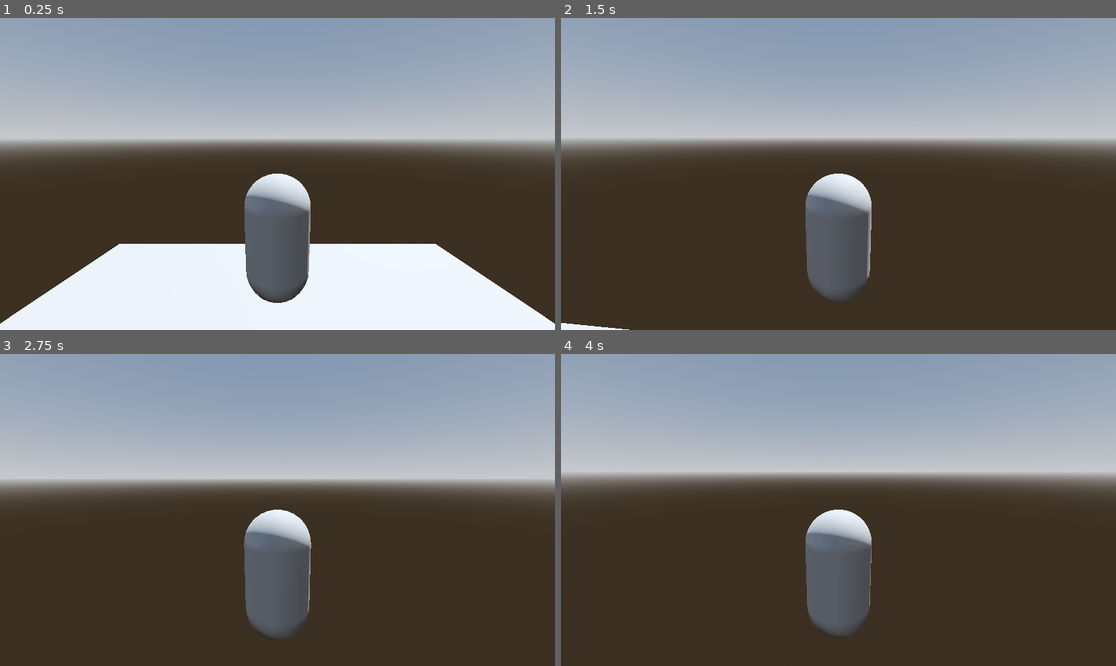
Above: before the commit, frames 1-4 (two rows, left to right).
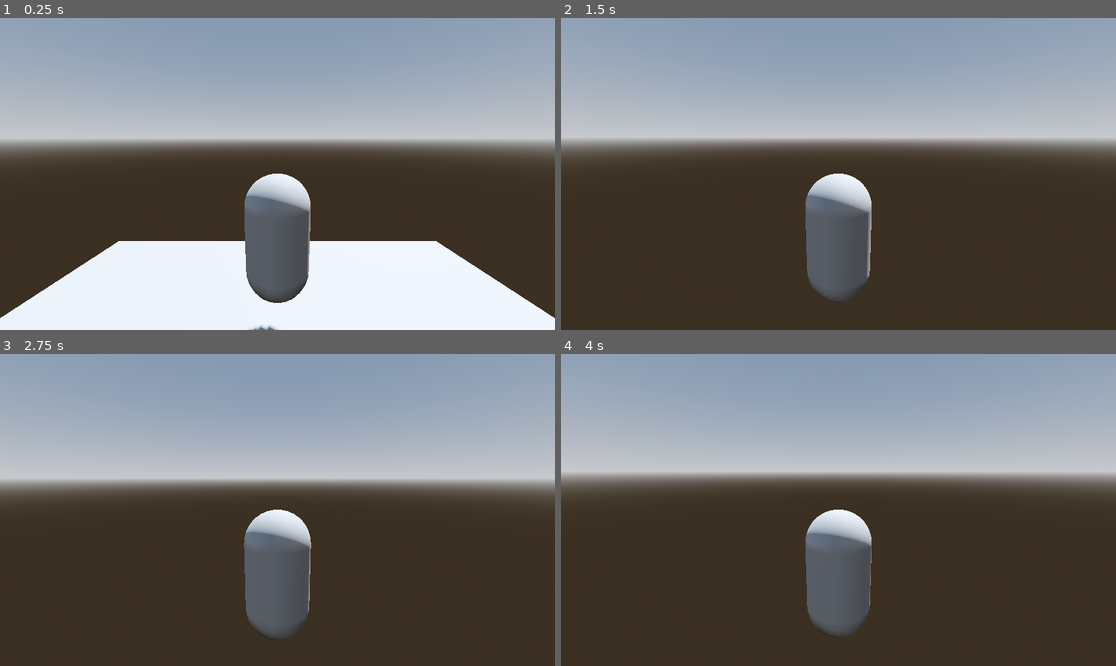
Above: after the commit, the same moments.

Repository: Lukko-Digital/walkington-city
Game: Godot game, scene res://main.tscn
Two runs of this game, one before a commit and one after it. Both use one fixed random seed, a clock stepped at 60 frames per second and the inputs below.
Inputs (mouse positions are in pixels of both pictures, inside the frame that each line leads up to):
- Up to frame 1 (0.25 s): no input
- Up to frame 2 (1.5 s): move the mouse to (866, 174) at 0.52 s; hold Space (jump) 0.53-1.28 s; hold W (forward) from 0.53 s (still down); move the mouse to (810, 174) at 1.27 s; tap Space (jump) at 1.35 s
- Up to frame 3 (2.75 s): keep holding W (forward); tap Space (jump) at 1.52, 1.82 s; tap Enter at 2 s; move the mouse to (288, 503) at 2.02 s; hold Space (jump) from 2.03 s (still down)
- Up to frame 4 (4 s): keep holding W (forward); move the mouse to (832, 516) at 2.77 s; release Space (jump) at 2.78 s; tap Space (jump) at 2.85, 3.02, 3.32 s; tap Enter at 3.5 s; move the mouse to (877, 513) at 3.52 s; hold Space (jump) from 3.53 s (still down)

The runs differ from the first frame. In frame 1, 1.0% of the frame differs, in the area x 0-100%, y 71-100%; in frame 2, 0.1%; in frame 3, less than 0.1%; in frame 4, less than 0.1%.

Commit message:
swap to characterbody3d

Diff:
--- a/player.gd
+++ b/player.gd
@@ -1,11 +1,13 @@
-extends RigidBody3D
+extends CharacterBody3D
+
 
 const MOUSE_SENSITIVITY = 0.001
-const SPEED = 1200.0
-const JUMP_FORCE = 400.0
+const SPEED = 5.0
+const JUMP_VELOCITY = 4.5
 
 var twist_input := 0.0
 var pitch_input := 0.0
+var gravity = ProjectSettings.get_setting("physics/3d/default_gravity")
 
 @onready var twist_pivot = $TwistPivot
 @onready var pitch_pivot = $TwistPivot/PitchPivot
@@ -13,13 +15,20 @@
 func _ready():
 	Input.mouse_mode = Input.MOUSE_MODE_CAPTURED
 
+func _physics_process(delta):
+	if not is_on_floor():
+		velocity.y -= gravity * delta
 
-func _process(delta):
-	var input := Vector3.ZERO
-	input.x = Input.get_axis("left", "right")
-	input.z = Input.get_axis("forward", "back")
+	var input_dir = Input.get_vector("left", "right", "forward", "back")
+	var direction = (twist_pivot.basis * Vector3(input_dir.x, 0, input_dir.y)).normalized()
+	if direction:
+		velocity.x = direction.x * SPEED
+		velocity.z = direction.z * SPEED
+	else:
+		velocity.x = move_toward(velocity.x, 0, SPEED)
+		velocity.z = move_toward(velocity.z, 0, SPEED)
 
-	apply_central_force(twist_pivot.basis * input * SPEED * delta)
+	move_and_slide()
 
 	twist_pivot.rotate_y(twist_input)
 	pitch_pivot.rotate_x(pitch_input)
@@ -32,12 +41,13 @@
 	twist_input = 0
 	pitch_input = 0
 
+
 func _unhandled_input(event):
 	if event is InputEventMouseMotion:
 		if Input.mouse_mode == Input.MOUSE_MODE_CAPTURED:
 			twist_input = -event.relative.x * MOUSE_SENSITIVITY
 			pitch_input = -event.relative.y * MOUSE_SENSITIVITY
-	elif event.is_action_pressed("jump"):
-		apply_central_force(Vector3.UP * JUMP_FORCE)
-	elif event.is_action_pressed("ui_cancel"):
+	if event.is_action_pressed("jump") and is_on_floor():
+		velocity.y = JUMP_VELOCITY
+	if event.is_action_pressed("ui_cancel"):
 		Input.mouse_mode = Input.MOUSE_MODE_VISIBLE
--- a/player.tscn
+++ b/player.tscn
@@ -7,9 +7,7 @@
 [sub_resource type="ConvexPolygonShape3D" id="ConvexPolygonShape3D_ltrle"]
 points = PackedVector3Array(-0.125207, -0.532801, -0.480507, 0.0227831, 0.47607, 0.498884, 0.169713, 0.559144, 0.464172 …(924 unchanged characters)…
 
-[node name="Player" type="RigidBody3D"]
-lock_rotation = true
-linear_damp = 3.0
+[node name="Player" type="CharacterBody3D"]
 script = ExtResource("1_uemox")
 
 [node name="MeshInstance3D" type="MeshInstance3D" parent="."]
